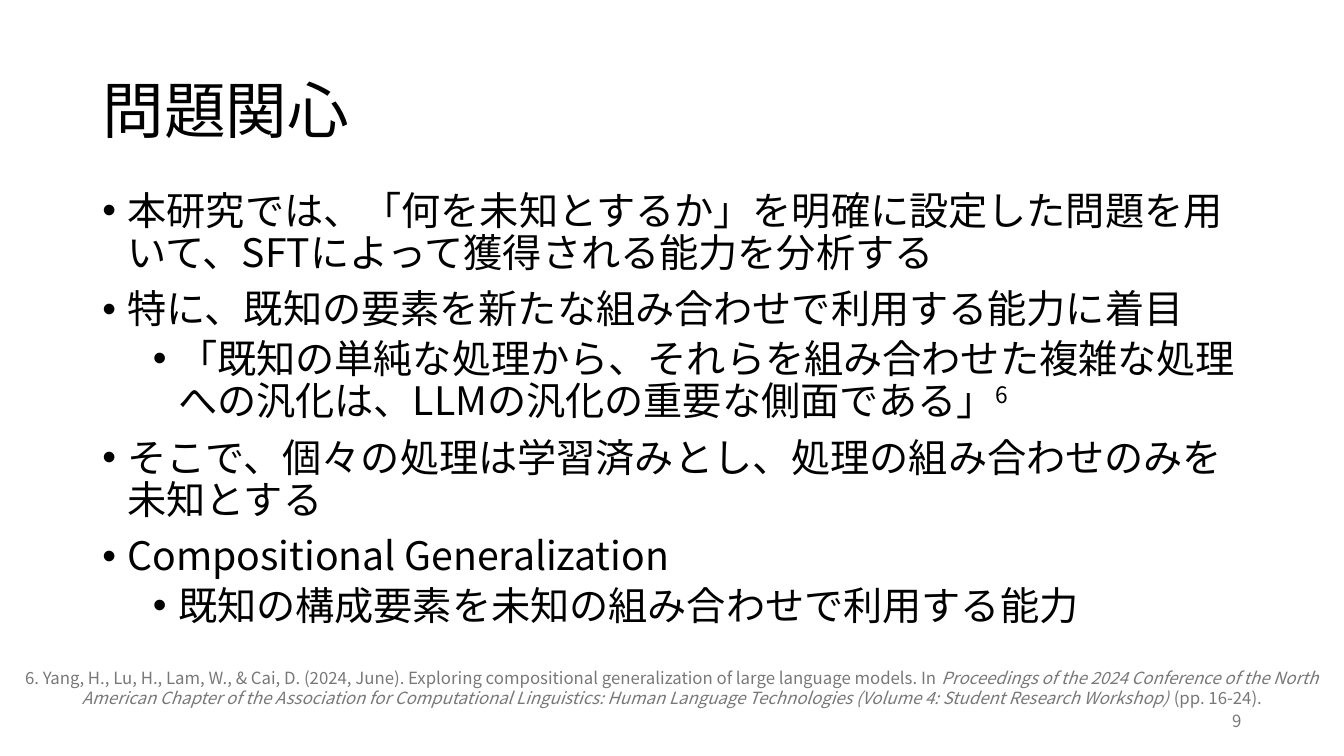
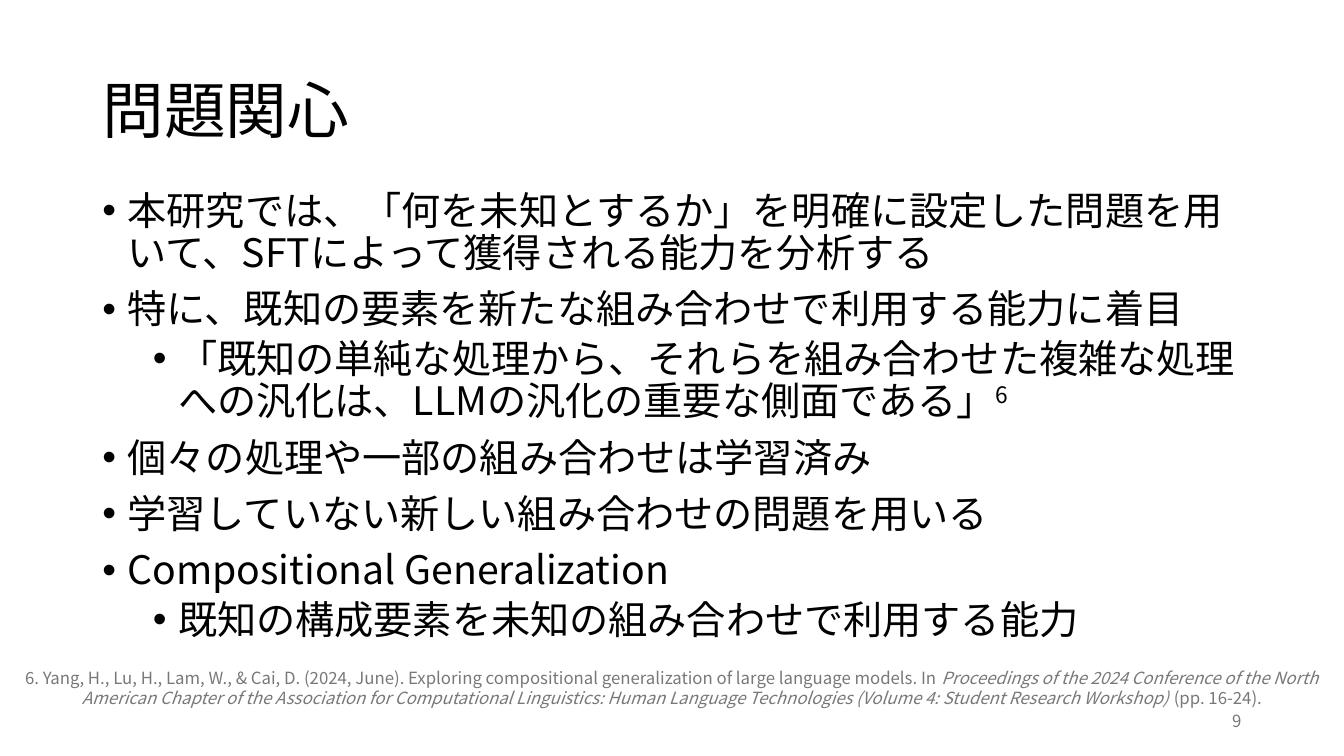
Before and after one commit to rollotea/array-task, a slide deck: slide 9 of 生成AIの追加学習による問題.pptx. Drawn at 1344x756 pixels with LibreOffice and Linux fonts; fonts in the diff are those of the drawing. Boxes give left, top, right and bottom in pixels: in the first picture for what was removed or moved away, otherwise in the second. Text is boxed around its words. In the diff, an @@ line names an element or a change of style, - is before the commit and + after.

Commit message:
Update

```diff
--- a/生成AIの追加学習による問題.pptx
+++ b/生成AIの追加学習による問題.pptx
@@ text at (128, 439, 988, 532): text changed @@
-• そこで、個々の処理は学習済みとし、処理の組み合わせのみを未知とする
+• 個々の処理や一部の組み合わせは学習済み
+• 学習していない新しい組み合わせの問題を用いる
```
Also in this commit, not shown: 3 other slides changed.
